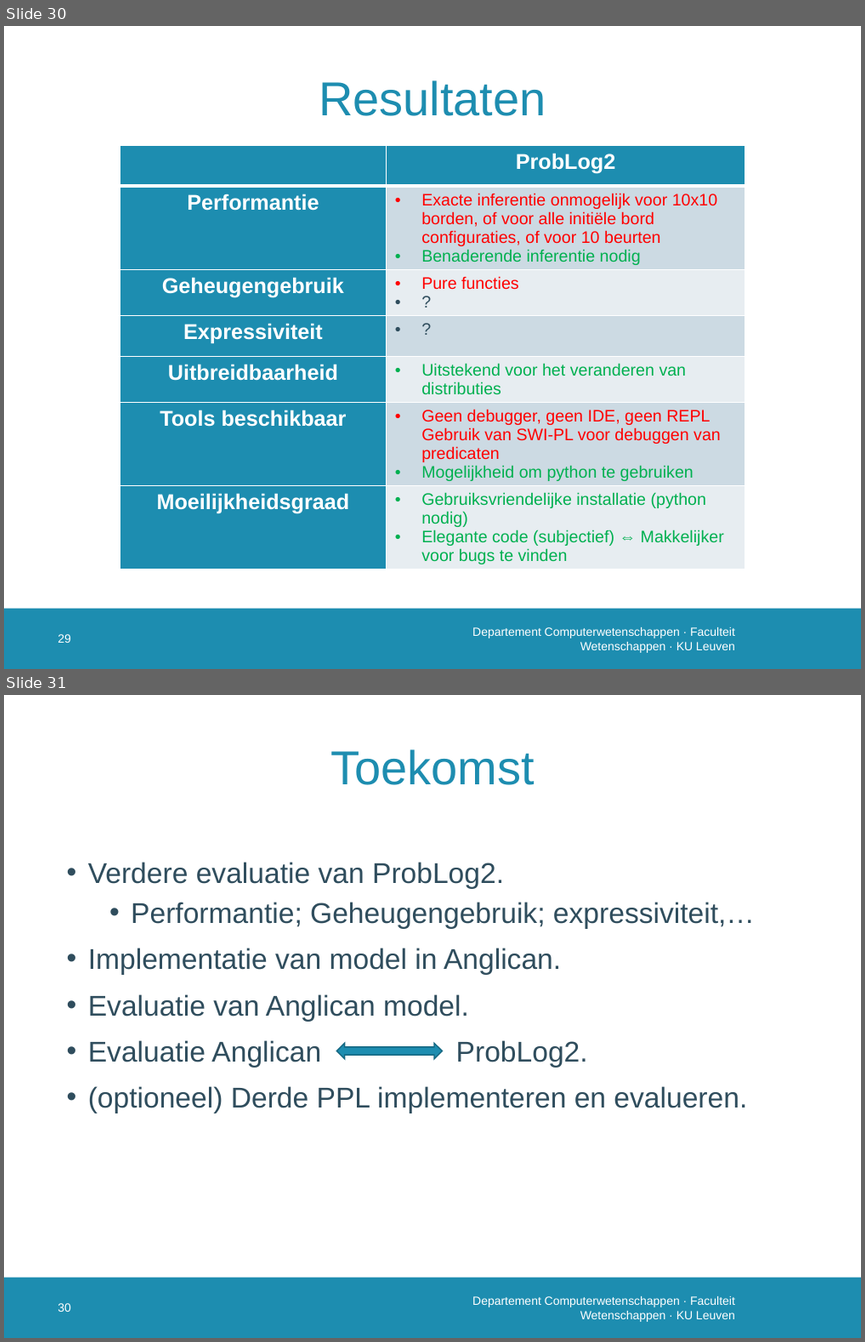
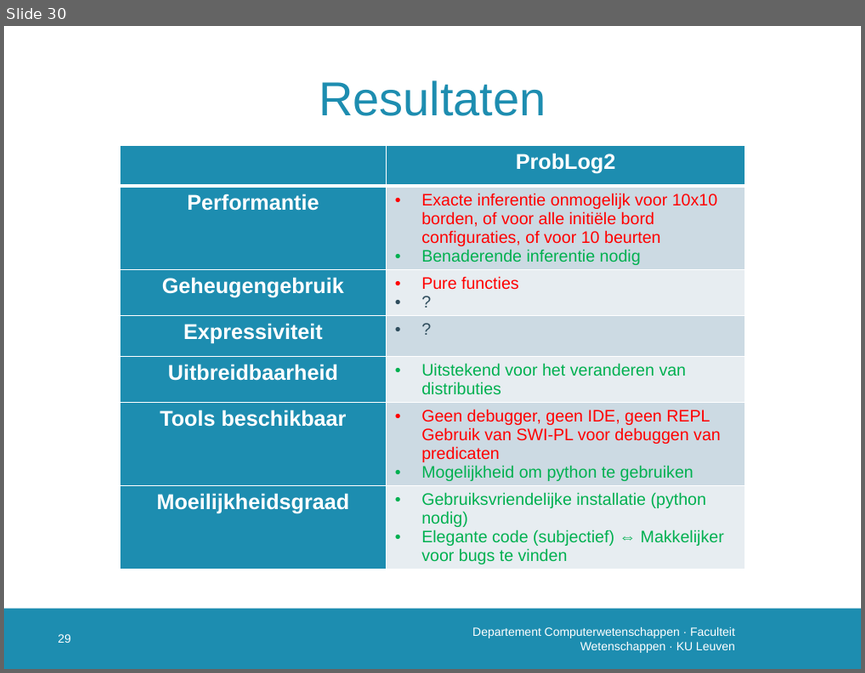
Before and after one commit to susverwimp/T208-Probabilistic-Programming-A-Case-Study, a slide deck: thesis/presentations/2 second/secondv2.pptx. Shown one above the other, each under a label of ours: slides 30 and 31 before the commit, slide 30 after it. The pictures are 865x1342 and 865x673 pixels, drawn with LibreOffice and Linux fonts; fonts in the diff are those of the drawing; background and template pictures are left out. Boxes give left, top, right and bottom in pixels: in the first picture for what was removed or moved away, otherwise in the second. Text is boxed around its words. In the diff, an @@ line names an element or a change of style, - is before the commit and + after.

```diff
--- a/thesis/presentations/2 second/secondv2.pptx
+++ b/thesis/presentations/2 second/secondv2.pptx
@@ slide 31 removed at bbox=[4, 695, 861, 1338], background #FFFFFF; not listed: 1 template element that a slide beside it also shows @@
@@ title removed at bbox=[330, 749, 534, 785] @@
-Toekomst
@@ text removed at bbox=[88, 862, 755, 1113] @@
-• Verdere evaluatie van ProbLog2.
-  • Performantie; Geheugengebruik; expressiviteit,…
-• Implementatie van model in Anglican.
-• Evaluatie van Anglican model.
-• Evaluatie Anglican ProbLog2.
-• (optioneel) Derde PPL implementeren en evalueren.
@@ left right arrow removed at bbox=[336, 1043, 442, 1058] @@
@@ page number removed at bbox=[58, 1303, 71, 1311] @@
-30
@@ text removed at bbox=[472, 1296, 735, 1321] @@
-Departement Computerwetenschappen · Faculteit Wetenschappen · KU Leuven
```
Also in this commit, not shown: 1 slide changed, 1 slide added.
